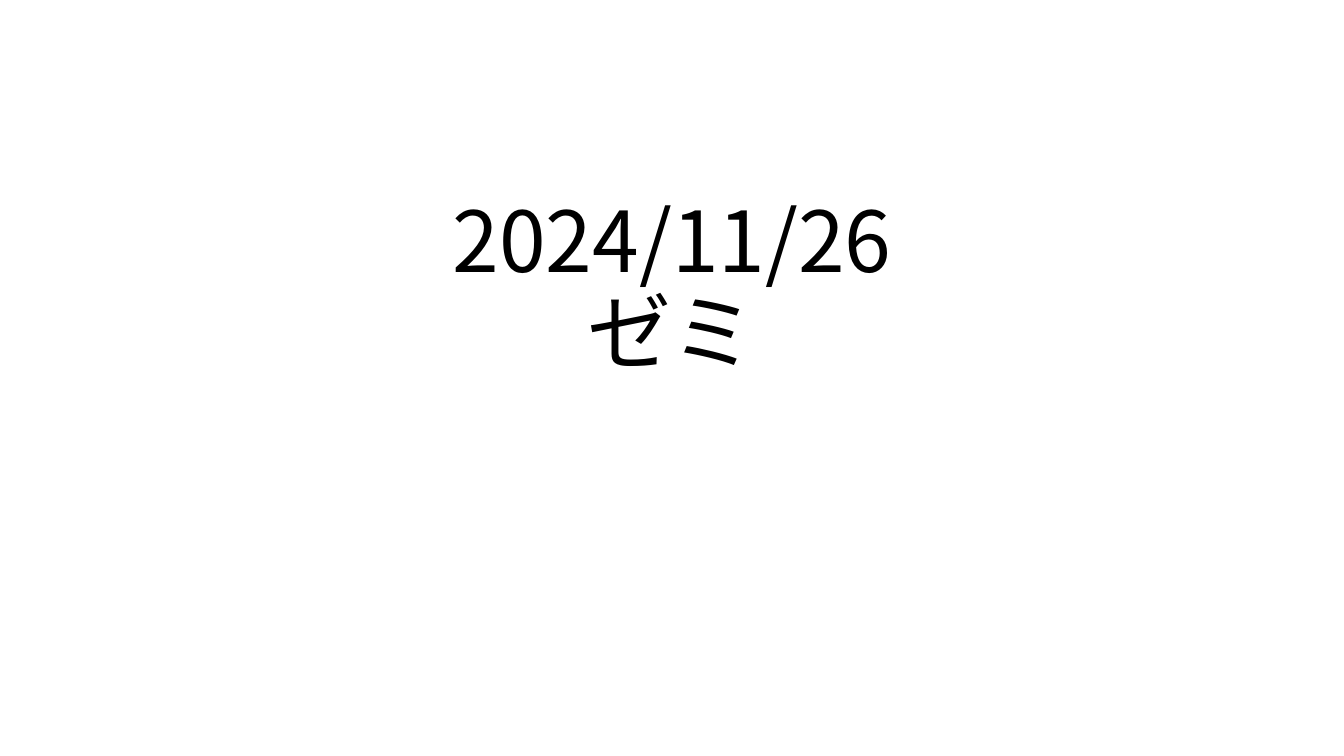
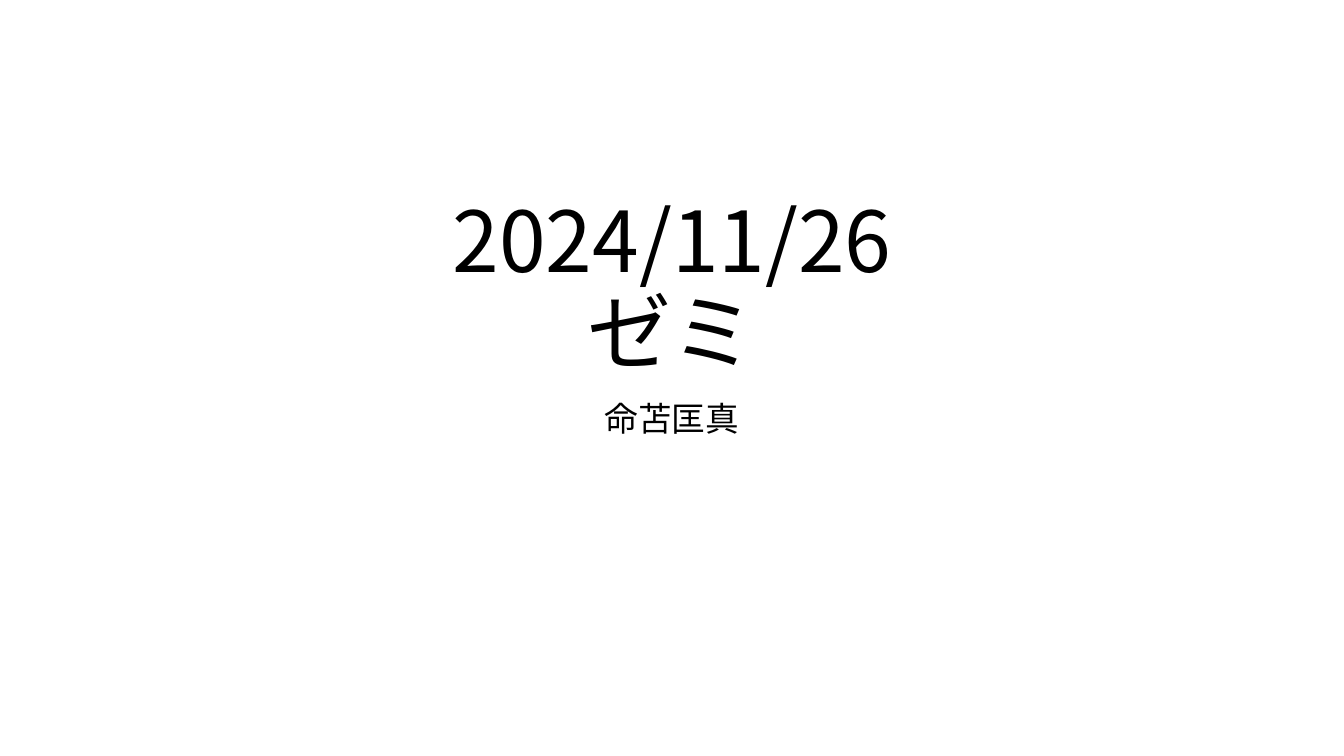
Before and after one commit to meitoma/seminar_2024, a slide deck: slide 1 of ゼミスライド.pptx. Drawn at 1344x756 pixels with LibreOffice and Linux fonts; fonts in the diff are those of the drawing. Boxes give left, top, right and bottom in pixels: in the first picture for what was removed or moved away, otherwise in the second. Text is boxed around its words. In the diff, an @@ line names an element or a change of style, - is before the commit and + after.

Commit message:
名前の追加

```diff
--- a/ゼミスライド.pptx
+++ b/ゼミスライド.pptx
@@ subtitle added at <box>605,402,739,434</box>, 24 pt, text #000000 @@
+命苫匡真
```
